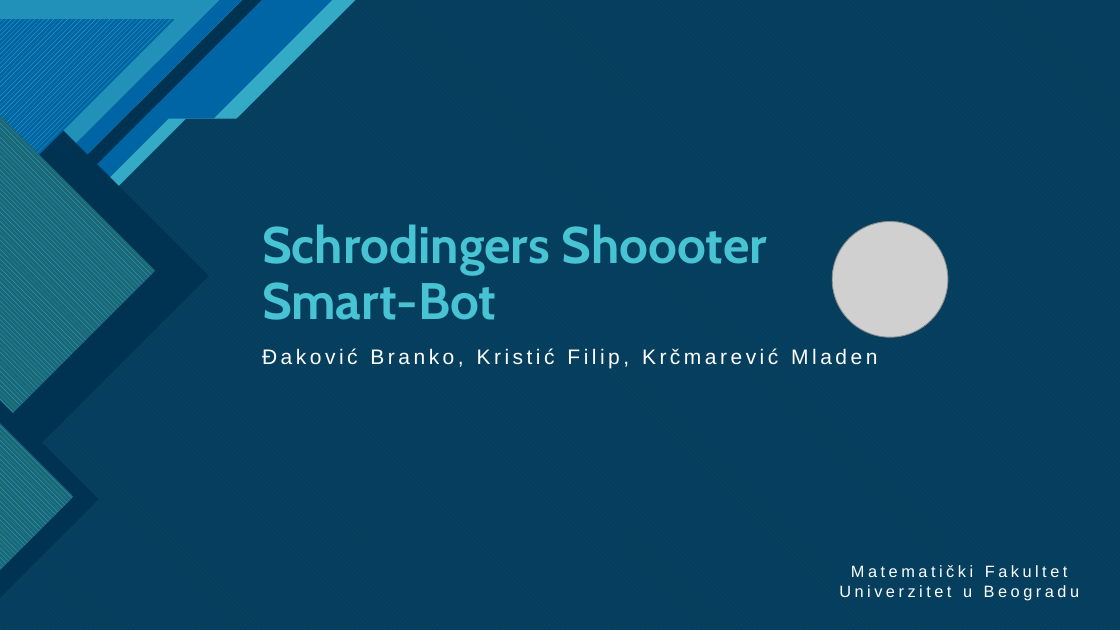
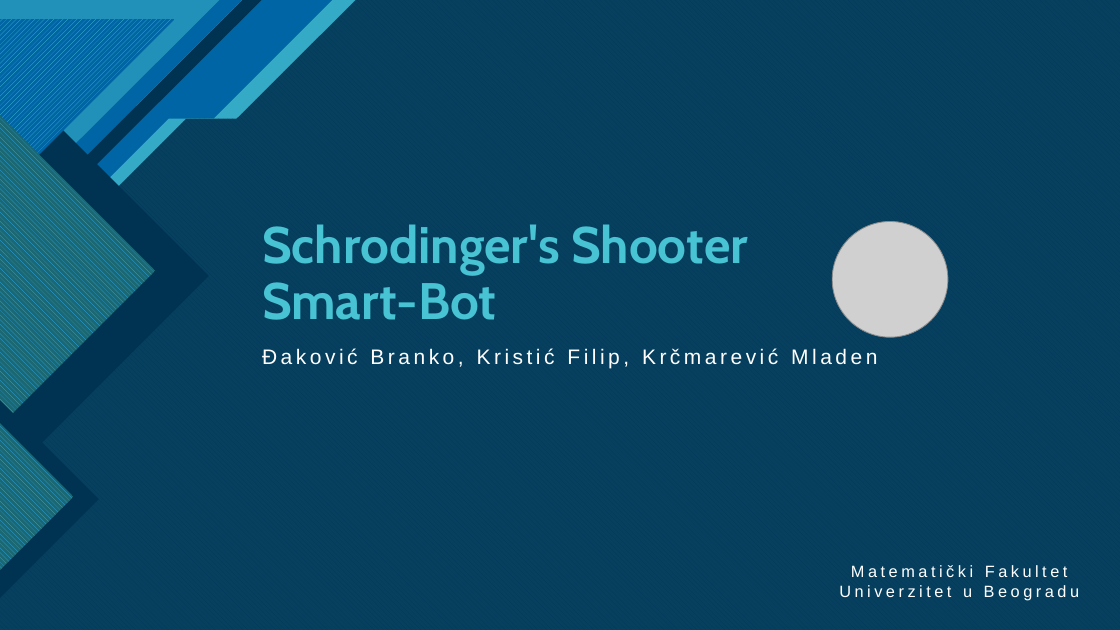
Before and after one commit to Vulkin996/SchShooter-Smart-Bot, a slide deck: slide 1 of Dokumentacija/Presentation.pptx. Drawn at 1120x630 pixels with LibreOffice and Linux fonts; fonts in the diff are those of the drawing; grey boxes stand for pictures. Boxes give left, top, right and bottom in pixels: in the first picture for what was removed or moved away, otherwise in the second. Text is boxed around its words. In the diff, an @@ line names an element or a change of style, - is before the commit and + after.

```diff
--- a/Dokumentacija/Presentation.pptx
+++ b/Dokumentacija/Presentation.pptx
@@ title at <box>262,224,748,320</box>: text changed @@
-Schrodingers Shoooter
-Smart-Bot
+Schrodinger's Shooter
+Smart-Bot
```
Also in this commit, not shown: 14 other slides changed, 4 other files.
